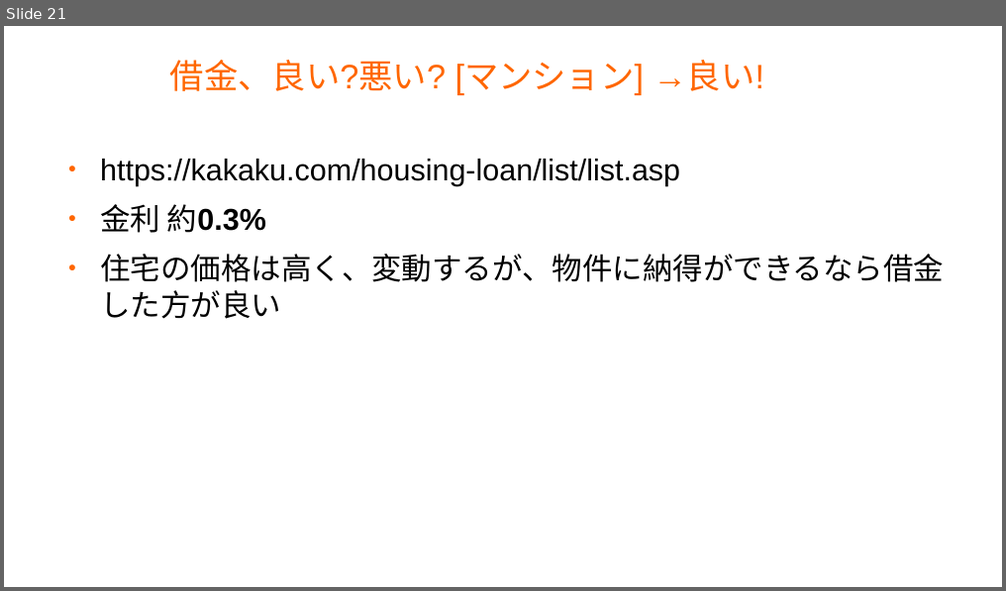
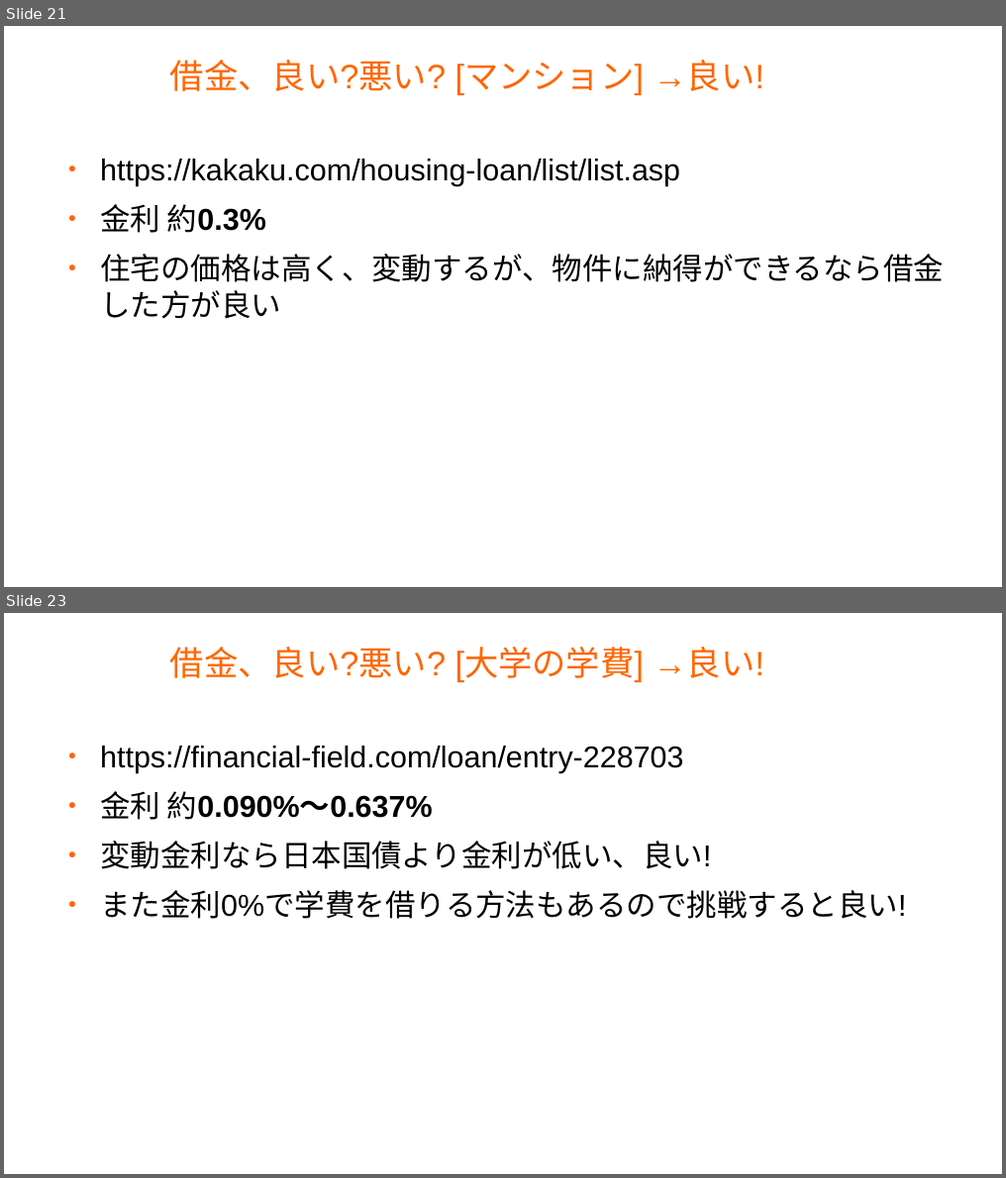
Before and after one commit to master-q/masterq-docs, a slide deck: presentations/20231126-invest_report/20231126-invest_report.odp. Shown one above the other, each under a label of ours: slide 21 before the commit, slides 21 and 23 after it; the slides between them are not shown. The pictures are 1006x591 and 1006x1178 pixels, drawn with LibreOffice and Linux fonts; fonts in the diff are those of the drawing; background and template pictures are left out. Boxes give left, top, right and bottom in pixels: in the first picture for what was removed or moved away, otherwise in the second. Text is boxed around its words. In the diff, an @@ line names an element or a change of style, - is before the commit and + after.

```diff
--- a/presentations/20231126-invest_report/20231126-invest_report.odp
+++ b/presentations/20231126-invest_report/20231126-invest_report.odp
@@ slide 23 added at <box>4,613,1002,1174</box>, background #FFFFFF @@
@@ title added at <box>170,647,764,681</box>, 27 pt, text #FF6600 @@
+借金、良い?悪い? [大学の学費] →良い!
@@ text added at <box>100,746,906,919</box>, 24 pt, text #000000 @@
+● https://financial-field.com/loan/entry-228703
+● 金利 約0.090%〜0.637%
+● 変動金利なら日本国債より金利が低い、良い!
+● また金利0%で学費を借りる方法もあるので挑戦すると良い!
```
Also in this commit, not shown: 4 slides changed, 10 other slides added.
